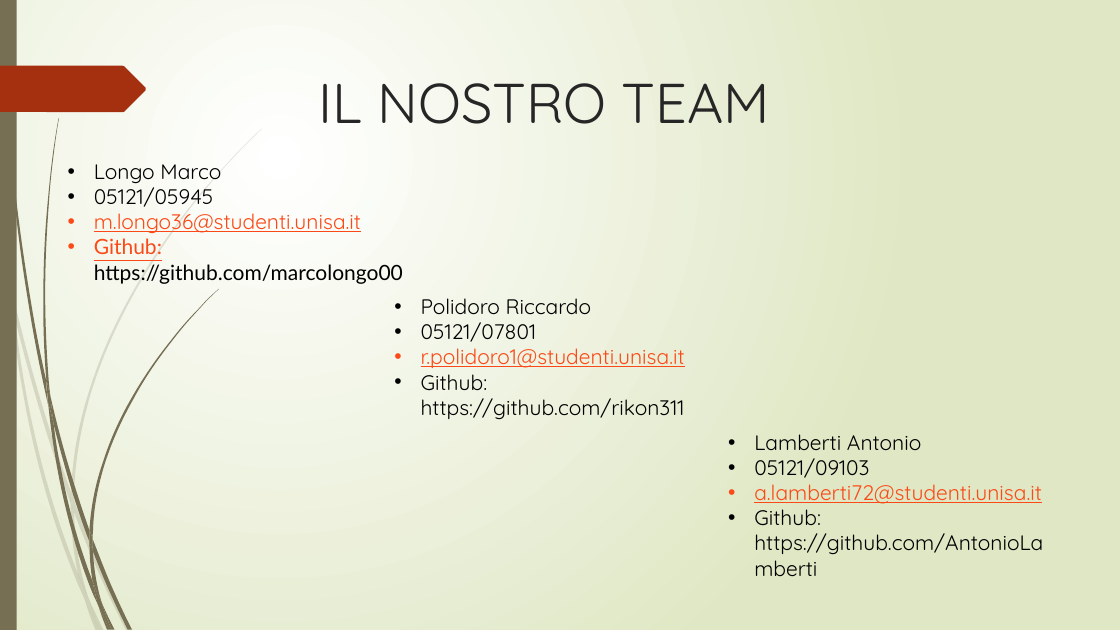
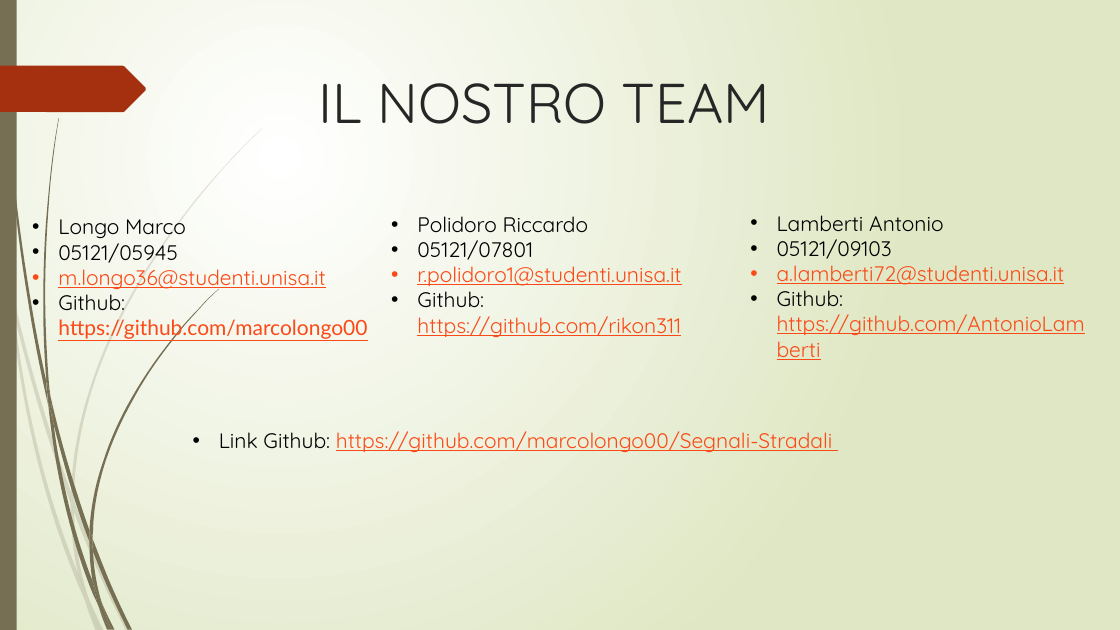
Before and after one commit to fpalomba/Segnali-Stradali, a slide deck: slide 2 of documentazione/Segnali Stradali.pptx. Drawn at 1120x630 pixels with LibreOffice and Linux fonts; fonts in the diff are those of the drawing. Boxes give left, top, right and bottom in pixels: in the first picture for what was removed or moved away, otherwise in the second. Text is boxed around its words. In the diff, an @@ line names an element or a change of style, - is before the commit and + after.

Commit message:
Modifica finale

```diff
--- a/documentazione/Segnali Stradali.pptx
+++ b/documentazione/Segnali Stradali.pptx
@@ text "Polidoro Riccardo": place and size @@
-text "Polidoro Riccardo" at <box>421,298,685,419</box>
+text "Polidoro Riccardo" at <box>417,216,681,337</box>
@@ text "Lamberti Antonio": place and size @@
-text "Lamberti Antonio" at <box>754,434,1043,554</box>
+text "Lamberti Antonio" at <box>777,215,1085,335</box>
@@ text "Longo Marco": place and size @@
-text "Longo Marco" at <box>94,164,403,284</box>
+text "Longo Marco" at <box>58,219,367,340</box>
@@ text at <box>58,294,367,340</box>: font Lato to Quicksand, text colour #FB4A18 to #000000, underline off in "Github:"; text colour #000000 to #FB4A18, underline on in "https://github.com/marcolongo00" @@
@@ text at <box>417,291,681,337</box>: text colour #000000 to #FB4A18, underline on in "https://github.com/rikon311" @@
@@ text at <box>777,290,1085,335</box>: text colour #000000 to #FB4A18, underline on in "https://github.com/AntonioLamberti" @@
@@ text added at <box>219,431,833,452</box>, 18 pt, text #FB4A18, underline @@
+• Link Github: https://github.com/marcolongo00/Segnali-Stradali
```
